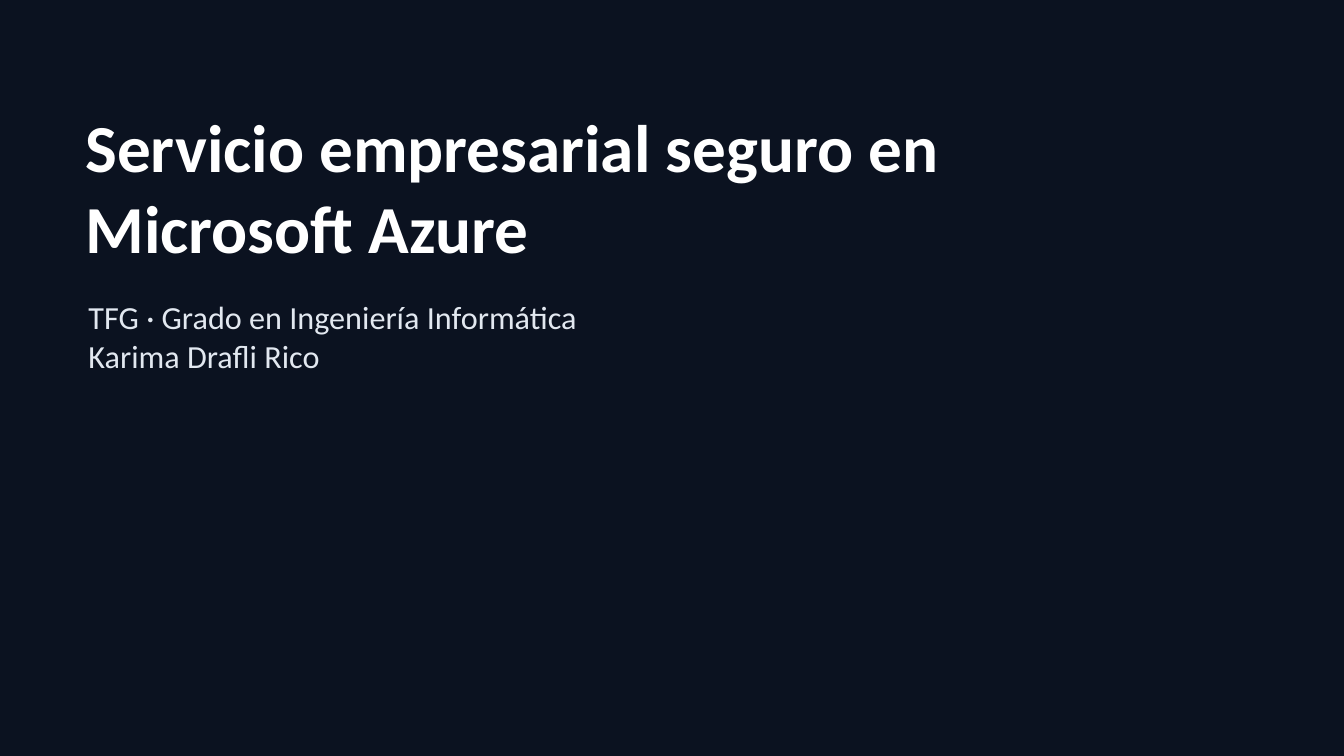
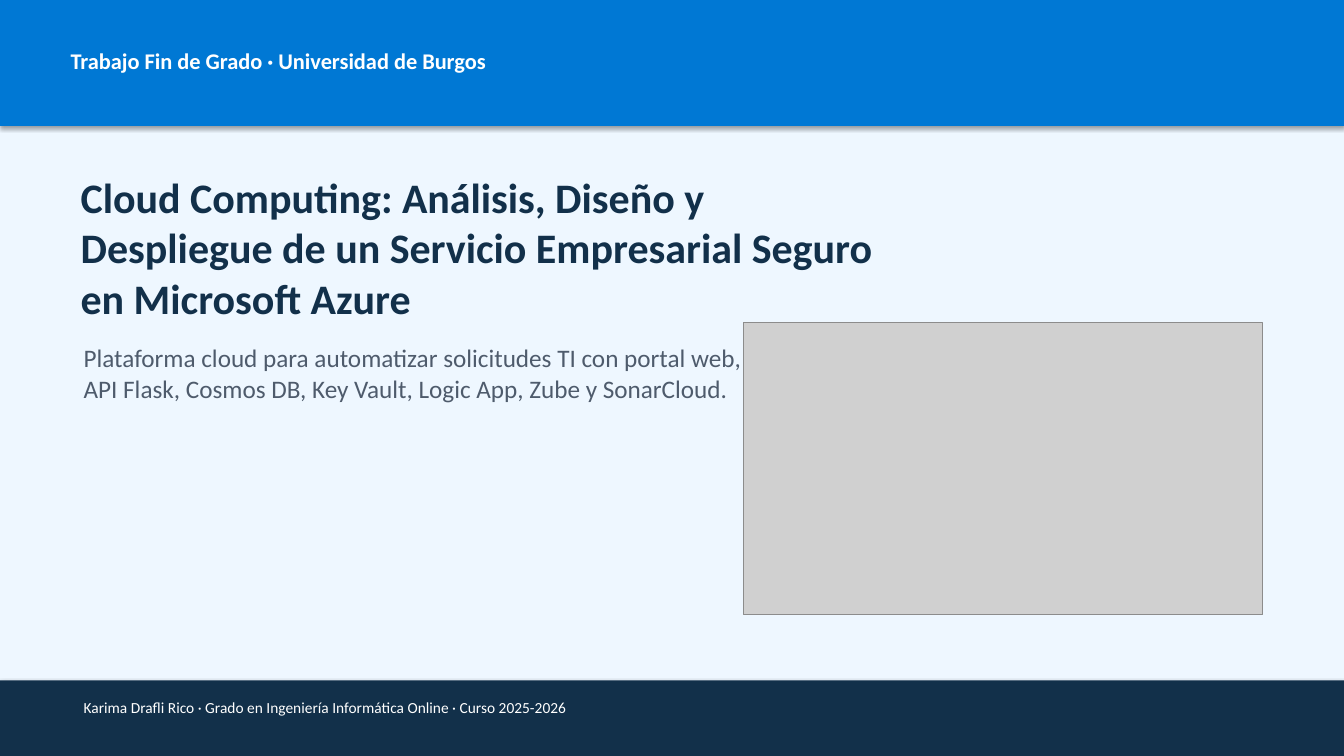
Before and after one commit to karimadrico/tfg-azure-servicio-empresarial-seguro, a slide deck: slide 1 of docs/entrega/presentacion-defensa-tfg.pptx. Drawn at 1344x756 pixels with LibreOffice and Linux fonts; fonts in the diff are those of the drawing; grey boxes stand for pictures; background and template pictures are left out. Boxes give left, top, right and bottom in pixels: in the first picture for what was removed or moved away, otherwise in the second. Text is boxed around its words. In the diff, an @@ line names an element or a change of style, - is before the commit and + after.

```diff
--- a/docs/entrega/presentacion-defensa-tfg.pptx
+++ b/docs/entrega/presentacion-defensa-tfg.pptx
@@ background picture (left out) to #EEF7FF @@
@@ rectangle added at bbox=[0, 0, 1344, 126], fill #0078D4 @@
@@ text added at bbox=[71, 53, 485, 73], 16 pt, text #FFFFFF, bold @@
+Trabajo Fin de Grado · Universidad de Burgos
@@ text at bbox=[81, 183, 872, 315]: text changed; size 48 to 30 pt; text colour #FFFFFF to #12304A @@
-Servicio empresarial seguro en Microsoft Azure
+Cloud Computing: Análisis, Diseño y Despliegue de un Servicio Empresarial Seguro en Microsoft Azure
@@ text removed at bbox=[88, 306, 577, 369] @@
-TFG · Grado en Ingeniería Informática
-Karima Drafli Rico
@@ picture added at bbox=[743, 323, 1263, 615] @@
@@ text added at bbox=[84, 349, 741, 403], 18 pt, text #4E5B6C @@
+Plataforma cloud para automatizar solicitudes TI con portal web, API Flask, Cosmos DB, Key Vault, Logic App, Zube y SonarCloud.
@@ rectangle: place and size @@
-rectangle at bbox=[0, 0, 1344, 756]
+rectangle at bbox=[0, 681, 1344, 756]
@@ rectangle at bbox=[0, 681, 1344, 756]: fill #0B1220 to #12304A @@
@@ text added at bbox=[84, 702, 566, 716], 11 pt, text #FFFFFF @@
+Karima Drafli Rico · Grado en Ingeniería Informática Online · Curso 2025-2026
```
Also in this commit, not shown: 1 other slide changed, 8 slides added, 8 slides removed, 15 other files.
